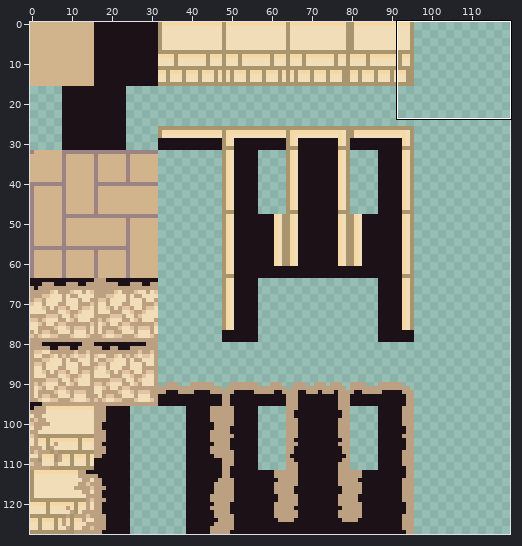
Two states of a sprite sheet, Fantasy - Ravennor Expedition/Fantasy - Ravennor Expedition/Assets/Art/Sprites/TilesMap/TilemapAcademie 2.png. The picture above shows the old version from afar; the outline marks the close-up.
Close-up. The starting point:
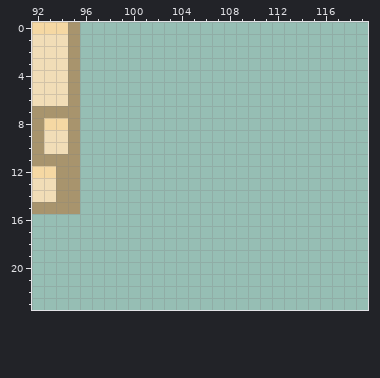
The file is 128x128 pixels. Shown: x 92..119, y 0..23. The wide view leaves out empty margins.
After:
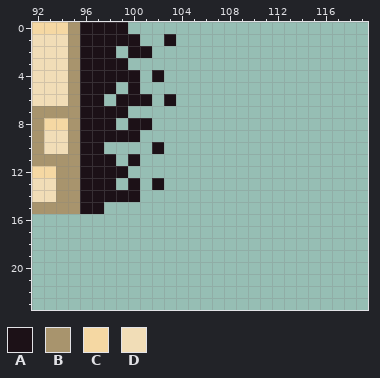
Palette (. is transparent): A #1c1117  B #a8946d  C #f5d8a3  D #f1ddb7
Changes in this commit:
Changed rows in their new state; - is an unchanged pixel.
first column x 96:
 0 AAAA----
 1 AAAAA--A
 2 AAA-AA--
 3 AAAA----
 4 AAAAA-A-
 5 AAA-A---
 6 AA-AAA-A
 7 AAAA----
 8 AAA-AA--
 9 AAAAA---
10 AA----A-
11 AAA-A---
12 AAAA----
13 AAA-A-A-
14 AAAAA---
15 AA------
Pixel boxes of the changes (left, top, right, bottom) in both close-ups:
added: (80, 22, 176, 214)
